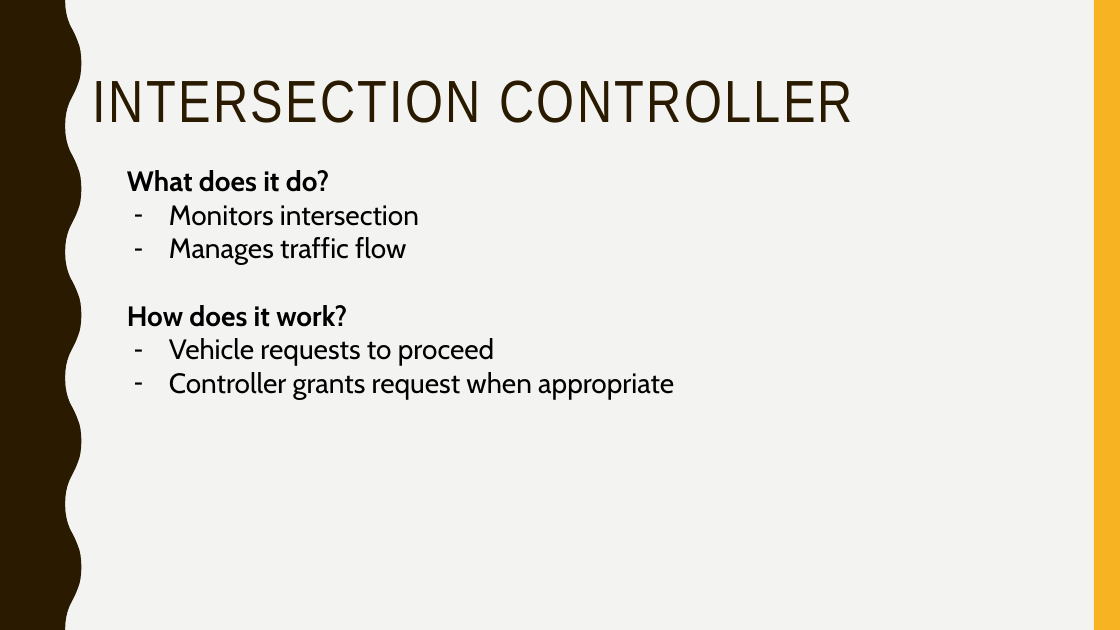
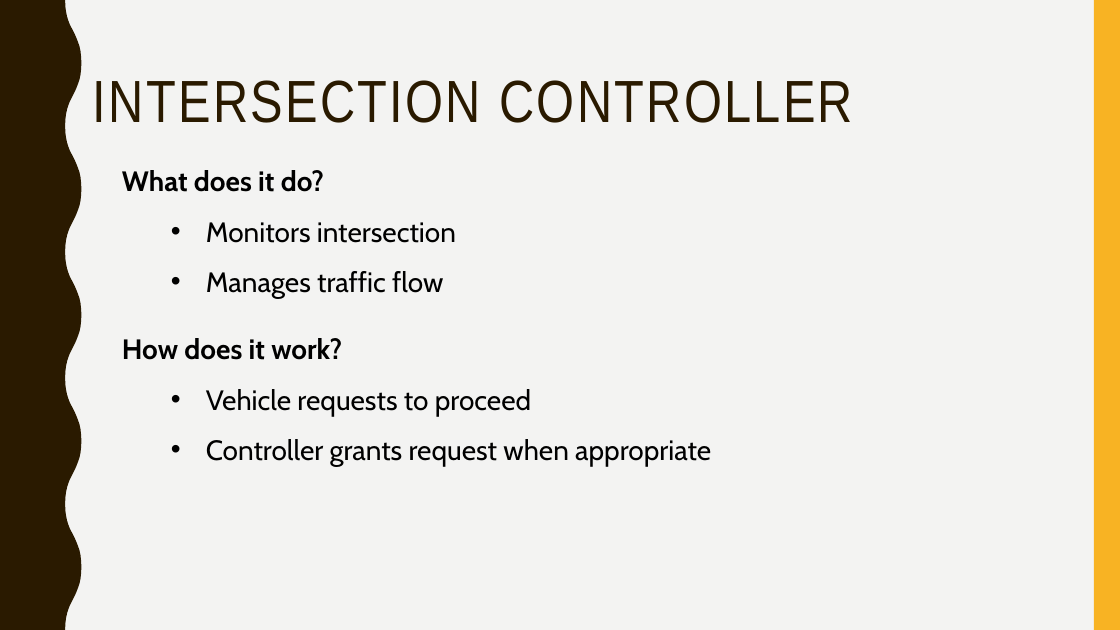
Before and after one commit to jean-lucas/vic, a slide deck: slide 4 of Presentation/Vehicle Intersection Control Presentation.pptx. Drawn at 1120x630 pixels with LibreOffice and Linux fonts; fonts in the diff are those of the drawing. Boxes give left, top, right and bottom in pixels: in the first picture for what was removed or moved away, otherwise in the second. Text is boxed around its words. In the diff, an @@ line names an element or a change of style, - is before the commit and + after.

```diff
--- a/Presentation/Vehicle Intersection Control Presentation.pptx
+++ b/Presentation/Vehicle Intersection Control Presentation.pptx
@@ text at (206,222,711,466): bullet - to •; list level 1 to 2 in "Monitors intersection"; line spacing 1 to 1.5; list level 1 to 2 in "Manages traffic flow"; list level 1 to 2 in "Vehicle requests to proceed"; list level 1 to 2 in "Controller grants request when appropriate" @@
```
Also in this commit, not shown: 5 other slides changed, 3 slides added, 2 slides removed, 2 other files.
